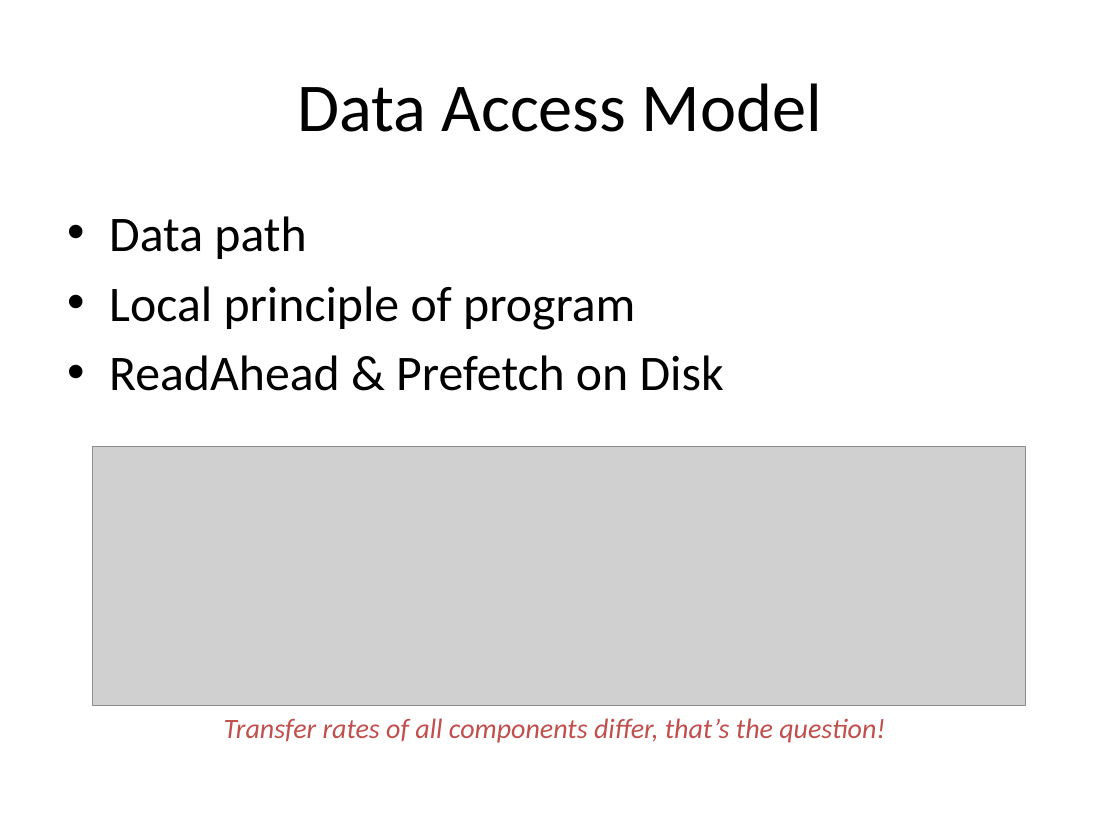
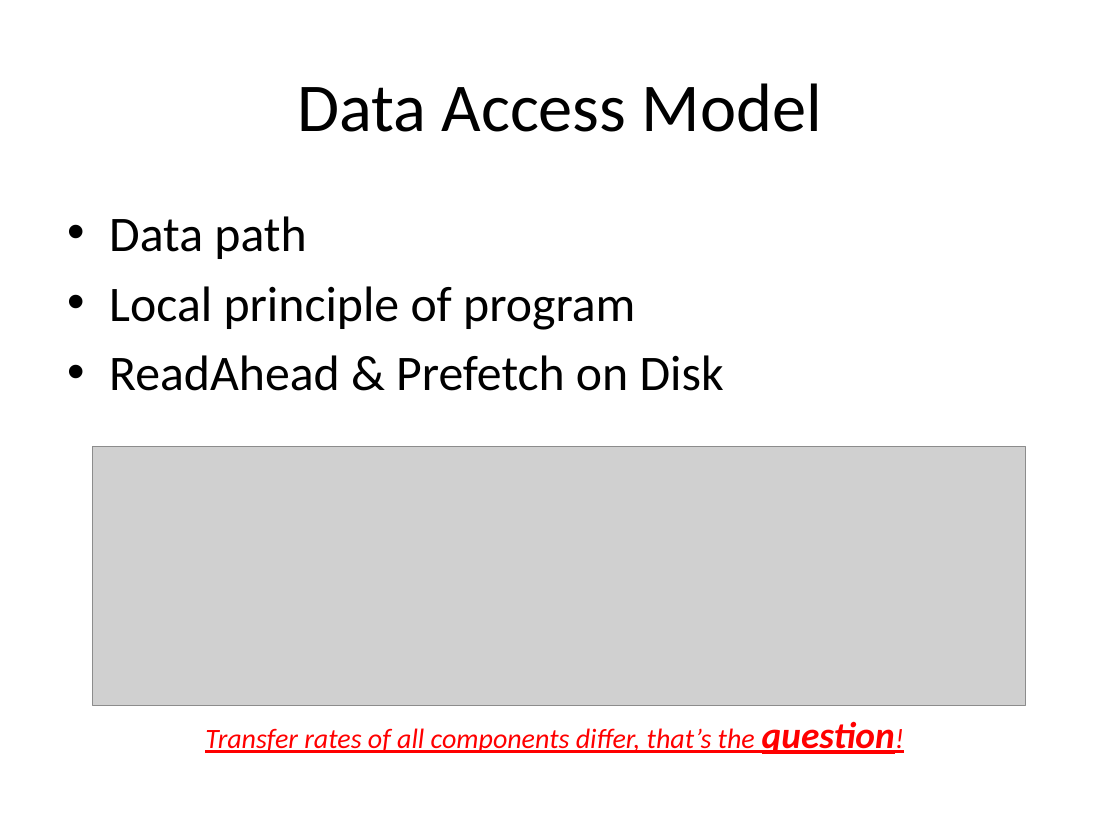
Before and after one commit to guhanjie/Knowledge-sharing, a slide deck: slide 3 of 数据存取模型.pptx (slide 2 before the commit). Drawn at 1120x840 pixels with LibreOffice and Linux fonts; fonts in the diff are those of the drawing; grey boxes stand for pictures. Boxes give left, top, right and bottom in pixels: in the first picture for what was removed or moved away, otherwise in the second. Text is boxed around its words. In the diff, an @@ line names an element or a change of style, - is before the commit and + after.

Commit message:
update on data model.pptx

```diff
--- a/数据存取模型.pptx
+++ b/数据存取模型.pptx
@@ text "Transfer rates of all components ...": place and size @@
-text "Transfer rates of all components ..." at (224,718,885,743)
+text "Transfer rates of all components ..." at (205,721,895,754)
@@ text "Transfer rates of all components ..." at (205,721,895,754): size 18 to 24 pt, bold on in "question!"; text colour #C0504D to #FF0000, underline on @@
```
Also in this commit, not shown: 1 other slide changed, 8 slides added.
